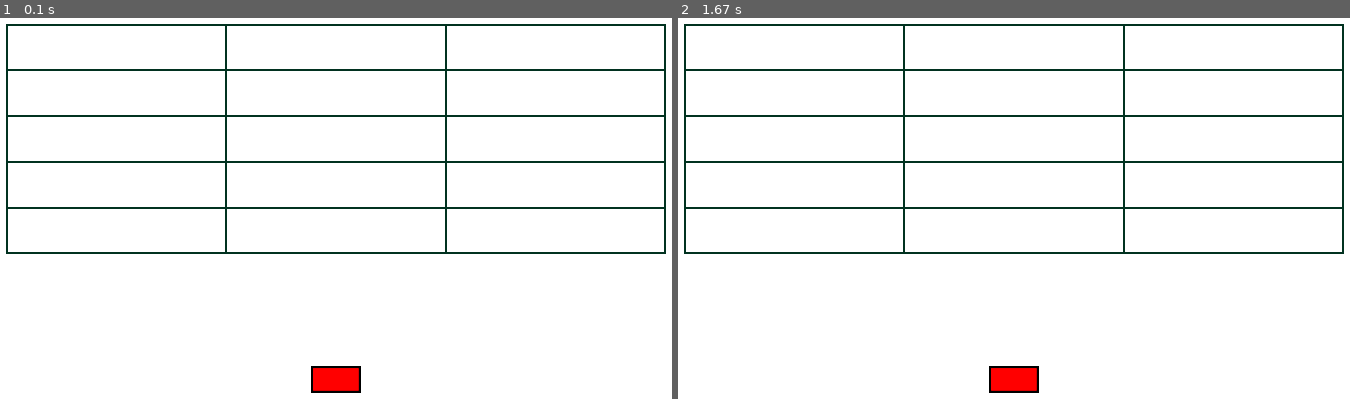
Above: before the commit, frames 1-2 (left to right).
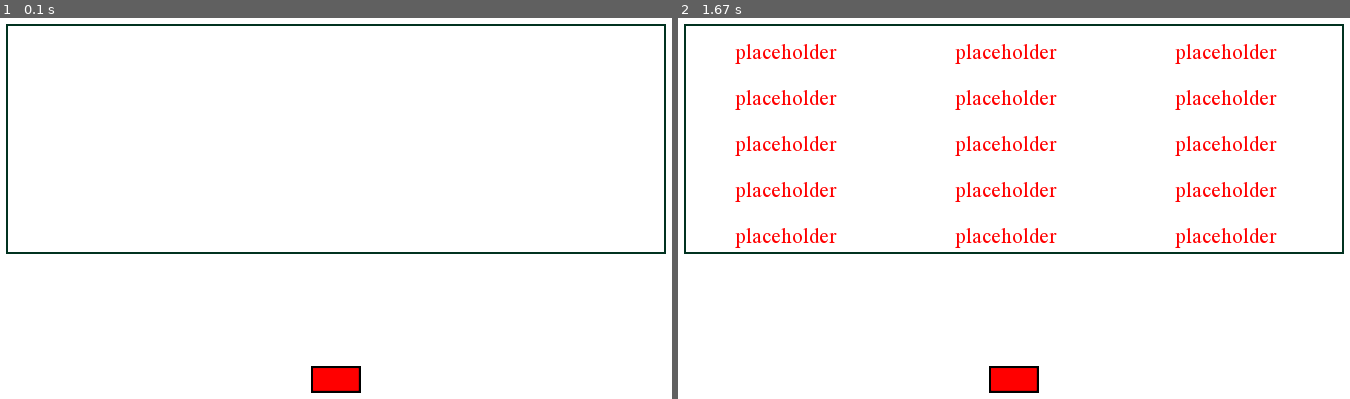
Above: after the commit, the same moments.

Repository: OsmiumCoder/Capital-and-City-Name-Generator
Game: pygame game, started from pygame main.py
Same seed, same stepped clock (60 frames per second), same inputs: the game is played once before the commit and once after it.
Inputs (mouse positions are in pixels of both pictures, inside the frame that each line leads up to):
- Up to frame 1 (0.1 s): no input
- Up to frame 2 (1.67 s): click (1014, 379) at 0.38 s

The runs differ from the first frame. In frame 1, 2.4% of the frame differs, in the area x 1-99%, y 2-62%; in frame 2, 5.7%.

Commit message:
name display
added new class for displaying names
created new file for name class

Diff:
--- /dev/null
+++ b/name.py
@@ -0,0 +1,24 @@
+class Name:
+    def __init__(self, screen, row, column, name_box, font):
+        self.row = row
+        self.column = column
+
+        self.name_box = name_box
+
+        self.text = ""
+        self.font = font
+
+        self.screen = screen
+
+    def write_name(self):
+        new_name_height = self.name_box.height / 5
+        new_name_width = self.name_box.width / 3
+
+        text_surface = self.font.render(self.text, True, (255, 0, 0))
+        text_x = self.column * new_name_width + 20 + text_surface.get_width() / 2
+        text_y = self.row * new_name_height + 20 + text_surface.get_height() / 2
+
+        self.screen.blit(text_surface, (text_x, text_y))
+
+    def change_name(self, name):
+        self.text = name
--- a/pygame main.py
+++ b/pygame main.py
@@ -1,18 +1,18 @@
 import pygame
 from pygame.locals import *
 from button import Button
-from rectangle import Rectangle, NameRect
+from rectangle import Rectangle
+from name import Name
 
 # SCREEN
 screen_height = 500
 screen_width = 700
-
 screen = pygame.display.set_mode((screen_width, screen_height), RESIZABLE)
 pygame.display.set_caption("Capital and City Name Generator")
 
 # FONT
 pygame.font.init()
-font_size = pygame.font.Font("NuosuSIL-Regular.ttf", 20)
+font = pygame.font.Font("NuosuSIL-Regular.ttf", 20)
 
 # IMAGES
 gen_img = pygame.image.load('Assets/generate-button.png').convert_alpha()
@@ -25,23 +25,20 @@
 gen_button = Button(button_position_x, button_position_y, gen_img, screen)
 
 # NAME BOX
-name_box = pygame.Rect(20, 20, screen_width - 40, (screen_height - 40) / 2)
-name_box_obj = Rectangle(screen, name_box)
+name_box_container = pygame.Rect(20, 20, screen_width - 40, (screen_height - 40) / 2)
+name_box_obj = Rectangle(screen, name_box_container)
 
-# INDIVIDUAL NAME BOXES
-new_box_height = name_box.height / 5
-new_box_width = name_box.width / 3
+# BOX COLOR
+color = pygame.Color(1, 50, 32)
 
-name_boxes = []
+# CREATE NAME DISPLAYS
+names = []
 rows = 5
 columns = 3
 for row in range(rows):
     for column in range(columns):
-        new_rect = pygame.Rect(column * new_box_width + 20, row * new_box_height + 20, new_box_width, new_box_height)
-        name_boxes.append(NameRect(screen, new_rect, row, column, name_box))
-
-# BOX COLOR
-color = pygame.Color(1, 50, 32)
+        new_name = Name(screen, row, column, name_box_container, font)
+        names.append(new_name)
 
 running = True
 
@@ -49,12 +46,12 @@
 
     screen.fill((255, 255, 255))
 
-    pygame.draw.rect(screen, color, name_box, 2)
-
-    for box in name_boxes:
-        pygame.draw.rect(screen, color, box, 1)
+    pygame.draw.rect(screen, color, name_box_container, 2)
 
     gen_button.draw()
+
+    for name in names:
+        name.write_name()
 
     pos = pygame.mouse.get_pos()
 
@@ -67,13 +64,10 @@
 
             name_box_obj.update_position()
 
-            for box in name_boxes:
-                box.update_position()
-
         elif event.type == MOUSEBUTTONDOWN:
             if gen_button.rect.collidepoint(pos):
-                # generate names in box
-                print(pos)
+                for name in names:
+                    name.change_name("placeholder")
 
     pygame.display.update()
 
--- a/rectangle.py
+++ b/rectangle.py
@@ -8,22 +8,3 @@
         screen_height = self.screen.get_height()
 
         self.rect.update(20, 20, screen_width - 40, (screen_height - 40) / 2)
-
-
-class NameRect(Rectangle):
-    def __init__(self, screen, rect_obj, row, column, name_box):
-        super().__init__(screen, rect_obj)
-        self.row = row
-        self.column = column
-        self.name_box = name_box
-        self.text = ""
-
-    def update_position(self):
-        new_box_height = self.name_box.height / 5
-        new_box_width = self.name_box.width / 3
-
-        self.rect.update(self.column * new_box_width + 20, self.row * new_box_height + 20, new_box_width,
-                         new_box_height)
-
-    def write_name(self, name):
-        pass
